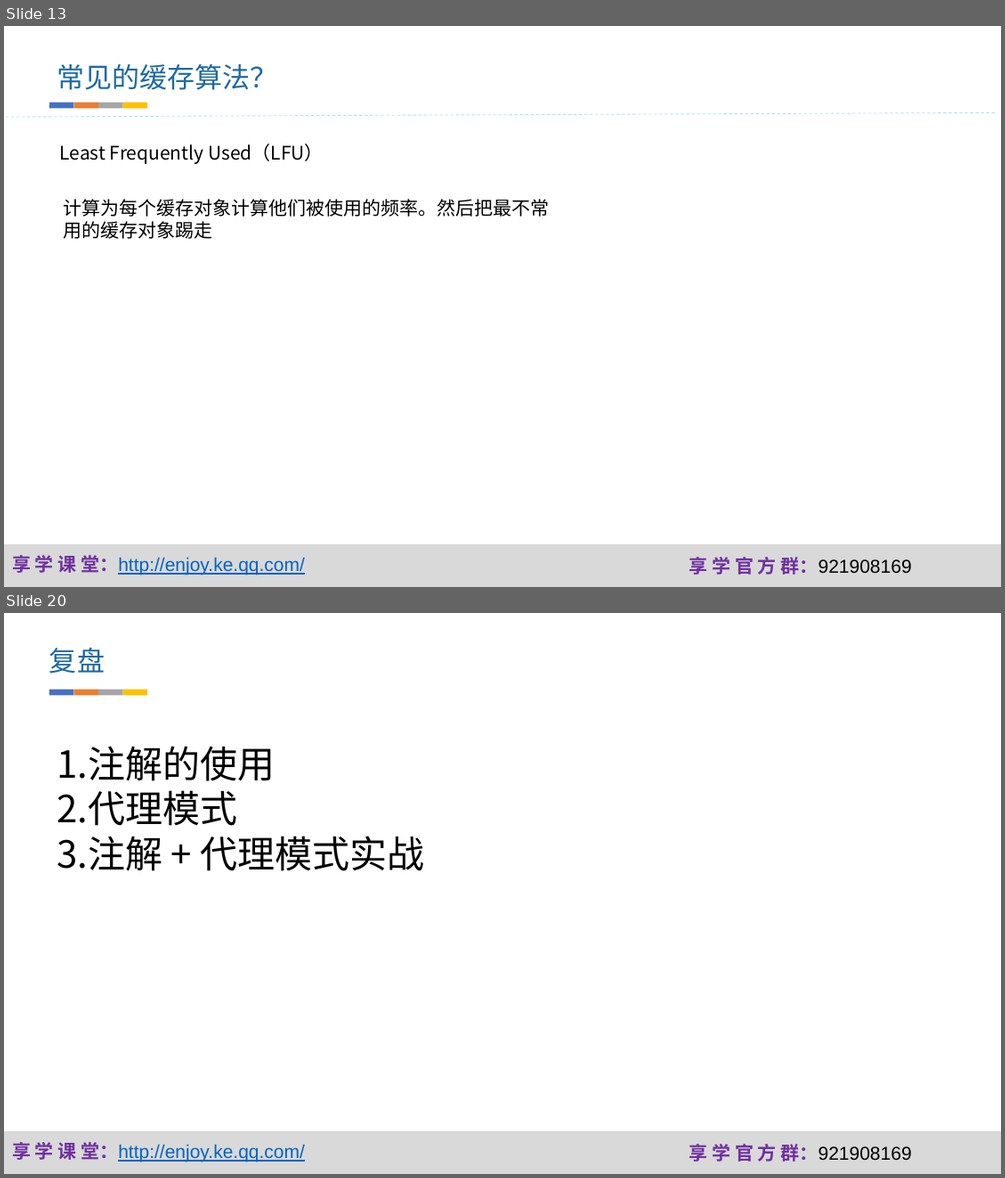
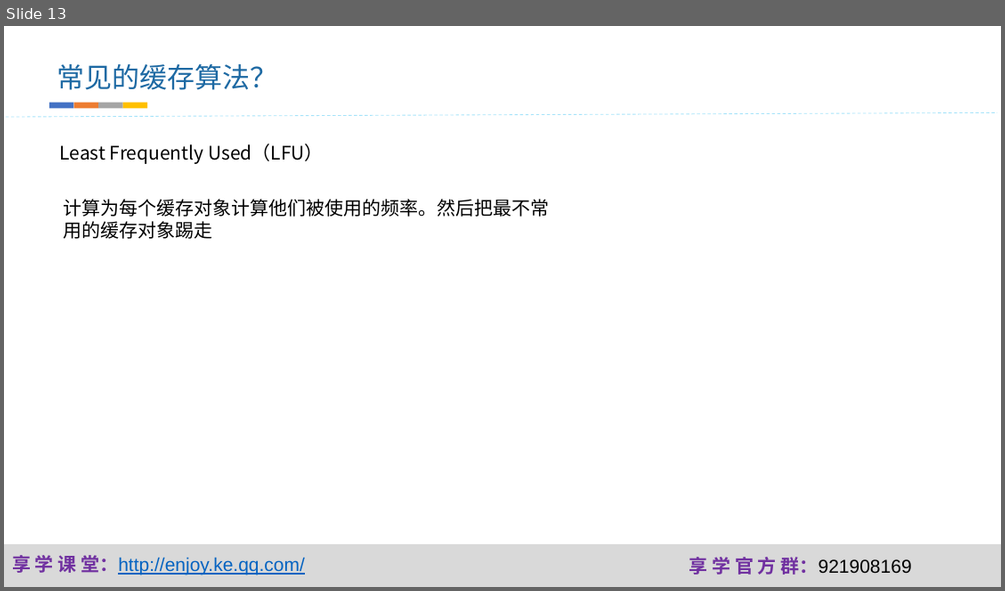
Before and after one commit to fanzhangvip/xiangxue, a slide deck: pre/缓存.pptx. Shown one above the other, each under a label of ours: slides 13 and 20 before the commit, slide 13 after it; the slides between them are not shown. The pictures are 1005x1178 and 1005x591 pixels, drawn with LibreOffice and Linux fonts; fonts in the diff are those of the drawing; background and template pictures are left out. Boxes give left, top, right and bottom in pixels: in the first picture for what was removed or moved away, otherwise in the second. Text is boxed around its words. In the diff, an @@ line names an element or a change of style, - is before the commit and + after.

```diff
--- a/pre/缓存.pptx
+++ b/pre/缓存.pptx
@@ slide 20 removed at (x1=4, y1=613, x2=1001, y2=1174), background #FFFFFF; not listed: 3 template elements that a slide beside it also shows @@
@@ text removed at (x1=49, y1=647, x2=105, y2=674) @@
-复盘
@@ group removed at (x1=49, y1=690, x2=147, y2=695): 4 rectangles @@
@@ text removed at (x1=57, y1=746, x2=424, y2=871) @@
-1.注解的使用
-2.代理模式
-3.注解 + 代理模式实战
```
Also in this commit, not shown: 8 slides added, 6 other slides removed, 11 other files.
